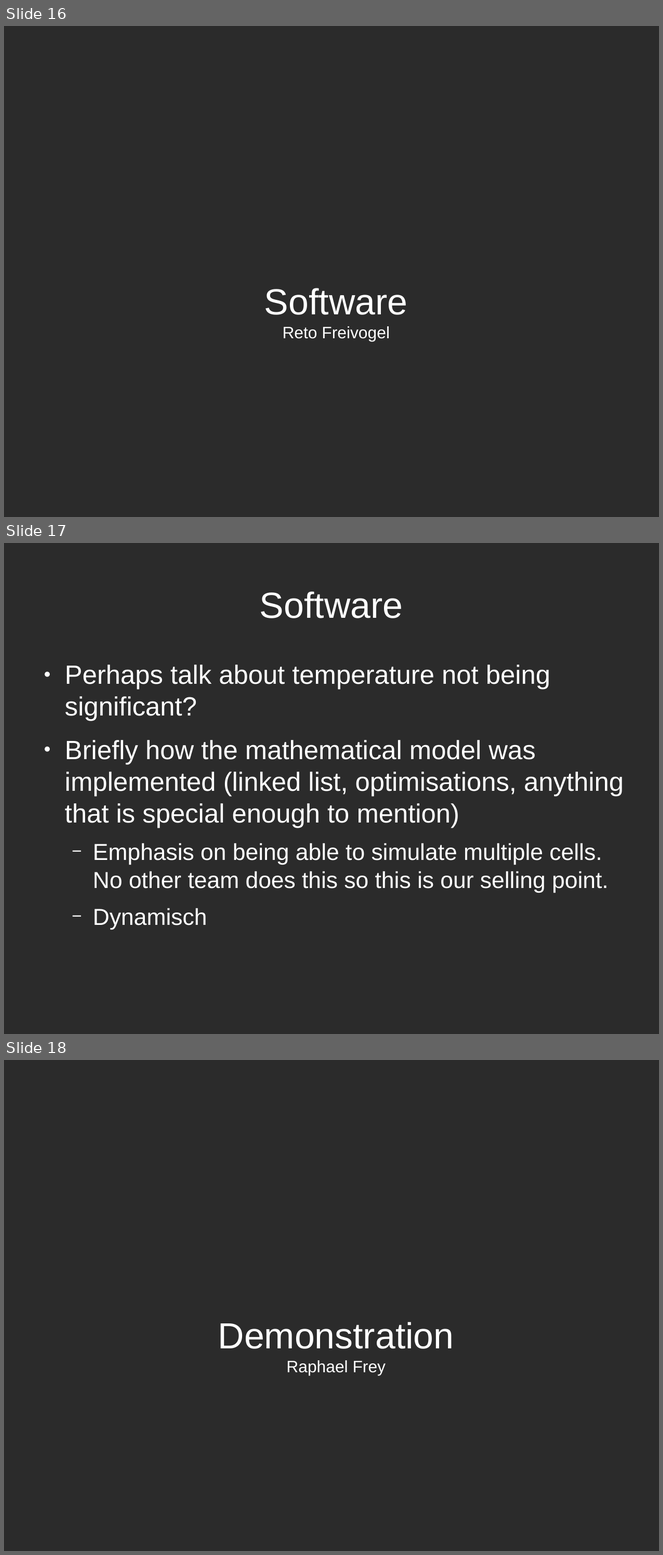
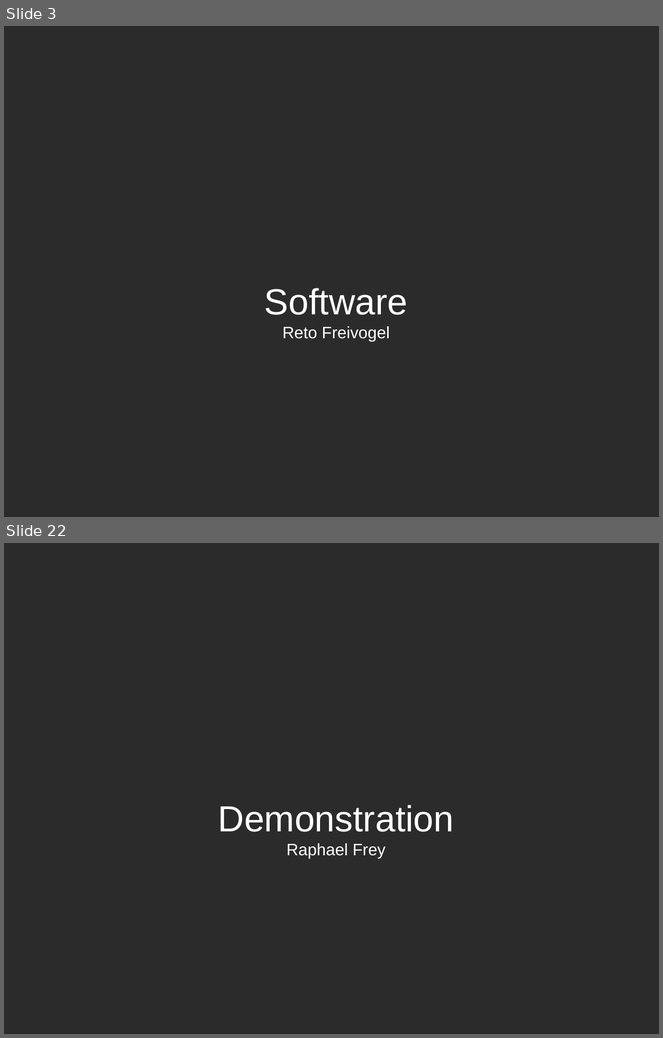
Before and after one commit to TheComet/bat6, a slide deck: doc/presentation/libreoffice/presentation.odp. Shown one above the other, each under a label of ours: slides 16, 17 and 18 before the commit, slides 3 and 22 after it; the slides between them are not shown. The pictures are 663x1555 and 663x1038 pixels, drawn with LibreOffice and Linux fonts; fonts in the diff are those of the drawing; background and template pictures are left out; a plain dark background stands for a picture behind light text. Boxes give left, top, right and bottom in pixels: in the first picture for what was removed or moved away, otherwise in the second. Text is boxed around its words. In the diff, an @@ line names an element or a change of style, - is before the commit and + after.

```diff
--- a/doc/presentation/libreoffice/presentation.odp
+++ b/doc/presentation/libreoffice/presentation.odp
@@ slide 17 removed at (4, 543, 659, 1034), background picture (left out) @@
@@ title removed at (260, 591, 403, 618) @@
-Software
@@ text removed at (65, 665, 624, 930) @@
-● Perhaps talk about temperature not being significant?
-● Briefly how the mathematical model was implemented (linked list, optimisations, anything that is special enough to mention)
-  − Emphasis on being able to simulate multiple cells. No other team does this so this is our selling point.
-  − Dynamisch
@@ what was slide 16 is now slide 3 @@
@@ what was slide 18 is now slide 22 @@
```
Also in this commit, not shown: 3 slides changed, 10 slides added, 5 other slides removed.
